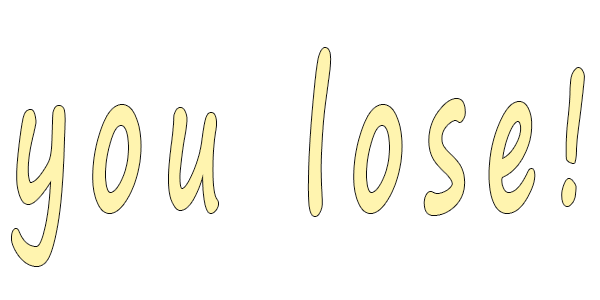
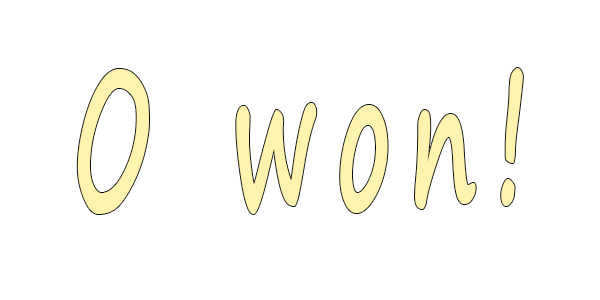
The second 600×300 image is a revision of the first. Changes to its layers:
renamed "you lose!" to "O won!", painted on it over [left=12, top=48, right=584, bottom=266]
